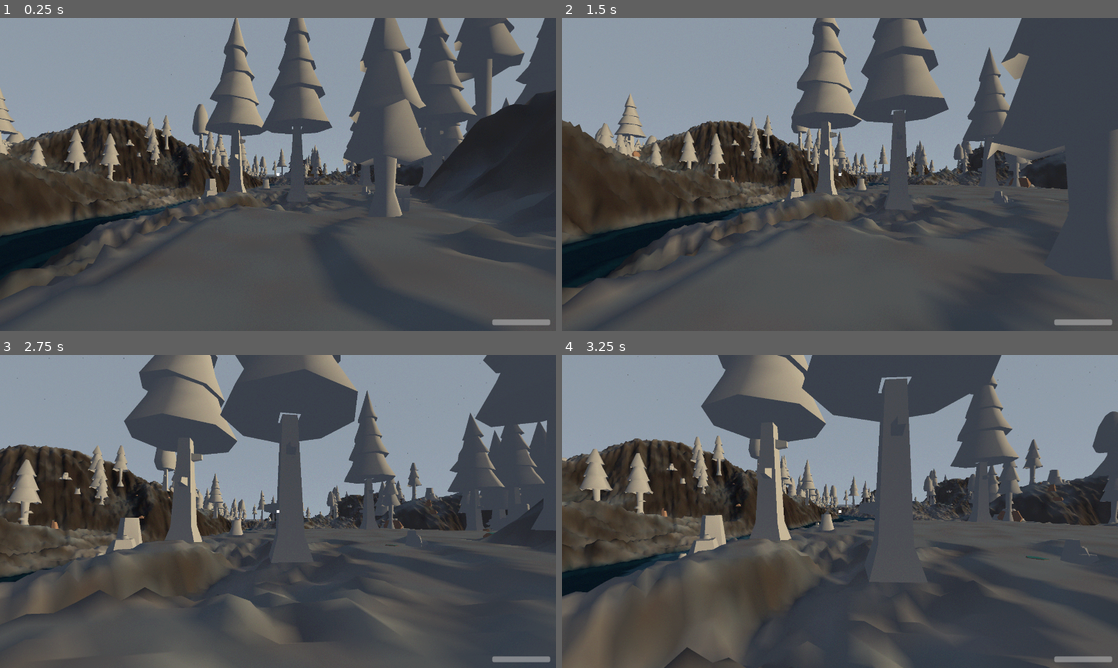
Above: before the commit, frames 1-4 (two rows, left to right).
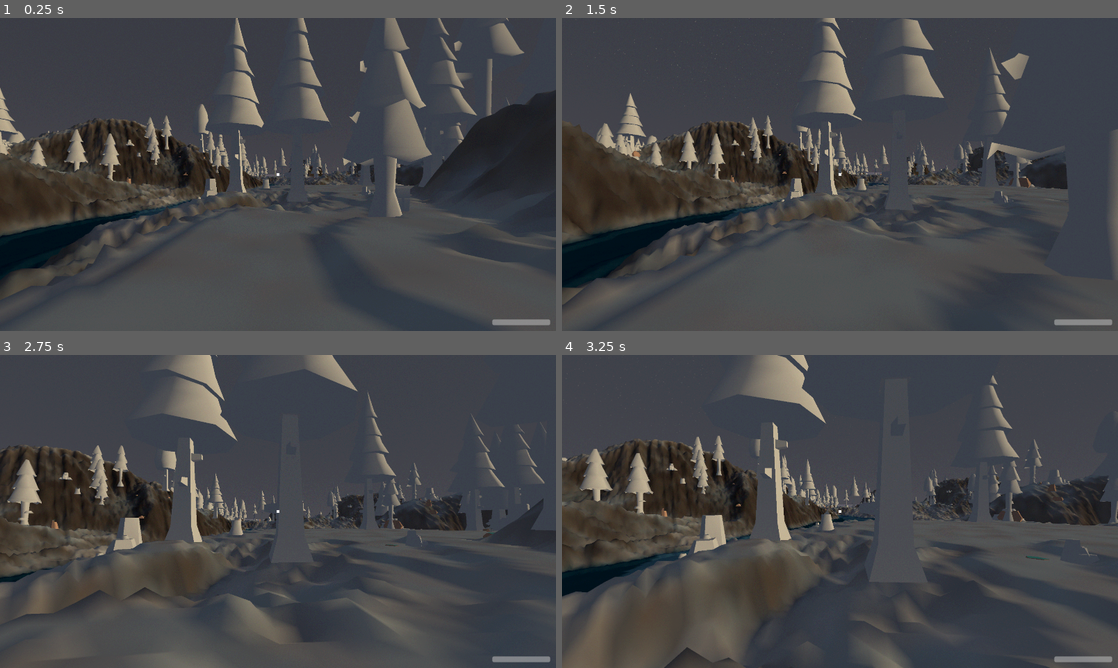
Above: after the commit, the same moments.

Repository: StevenGann/BiologyGame
Game: Godot game, scene res://main.tscn
Same seed, same stepped clock (60 frames per second), same inputs: the game is played once before the commit and once after it.
Inputs (mouse positions are in pixels of both pictures, inside the frame that each line leads up to):
- Up to frame 1 (0.25 s): no input
- Up to frame 2 (1.5 s): tap Enter at 0.5 s; move the mouse to (867, 174) at 0.52 s; press the mouse at (867, 174) at 0.53 s; hold W (move_forward) from 0.53 s (still down); tap Space (jump) at 0.77 s; move the mouse to (812, 174) at 1.27 s; release the mouse at (812, 174) at 1.28 s; click (812, 174) at 1.35 s
- Up to frame 3 (2.75 s): keep holding W (move_forward); tap Space (jump) at 1.52 s; move the mouse to (289, 505) at 2.02 s; press the mouse at (289, 505) at 2.03 s
- Up to frame 4 (3.25 s): keep holding W (move_forward); move the mouse to (834, 517) at 2.77 s; release the mouse at (834, 517) at 2.78 s; click (834, 517) at 2.85 s; tap Space (jump) at 3.02 s

The runs differ from the first frame. In frame 1, 22% of the frame differs, in the area x 0-98%, y 0-50%; in frame 2, 23%, in the area x 0-83%, y 0-50%; in frame 3, 22%; in frame 4, 22%.

Commit message:
Improved weather

Diff:
--- a/src/scripts/game/day_night_weather_manager.gd
+++ b/src/scripts/game/day_night_weather_manager.gd
@@ -15,15 +15,21 @@
 # Weather transitions
 @export var weather_lerp_speed: float = 1.0
 
+# Debug controls (arrow keys)
+@export var debug_arrow_controls: bool = true
+@export var debug_time_step_seconds: float = 30.0
+@export var debug_weather_step: float = 0.15
+
 # Snow particles
-@export var snow_base_amount: int = 8000
+@export var snow_base_amount: int = 100000
 @export var snow_gravity_base: float = -2.0
-@export var snow_wind_strength: float = 4.0
+@export var snow_wind_strength: float = 3.0
 
 # Node refs (siblings under GameViewport)
 var _directional_light: DirectionalLight3D
 var _world_env: WorldEnvironment
 var _snow_particles: GPUParticles3D
+var _snow_collision: GPUParticlesCollisionHeightField3D
 var _player: Node3D
 
 const PHASE_DAWN := 0
@@ -94,11 +100,56 @@
 	_update_snow()
 
 
+func _unhandled_input(event: InputEvent) -> void:
+	if not debug_arrow_controls or not event is InputEventKey:
+		return
+	var key_event := event as InputEventKey
+	if not key_event.pressed or key_event.echo:
+		return
+
+	match key_event.keycode:
+		KEY_LEFT:
+			_game_time -= debug_time_step_seconds
+			if _game_time < 0.0:
+				_game_time = fmod(_game_time, day_length_seconds) + day_length_seconds
+			_phase_index = _get_phase_index()
+			_last_phase_index = _phase_index
+			get_viewport().set_input_as_handled()
+		KEY_RIGHT:
+			_game_time += debug_time_step_seconds
+			if _game_time >= day_length_seconds:
+				_game_time = fmod(_game_time, day_length_seconds)
+			_phase_index = _get_phase_index()
+			_last_phase_index = _phase_index
+			get_viewport().set_input_as_handled()
+		KEY_UP:
+			_target_snowfall = clampf(_target_snowfall + debug_weather_step, 0.0, 10.0)
+			_target_wind = clampf(_target_wind + debug_weather_step, 0.0, 10.0)
+			_current_snowfall = _target_snowfall
+			_current_wind = _target_wind
+			get_viewport().set_input_as_handled()
+		KEY_DOWN:
+			_target_snowfall = clampf(_target_snowfall - debug_weather_step, 0.0, 10.0)
+			_target_wind = clampf(_target_wind - debug_weather_step, 0.0, 10.0)
+			_current_snowfall = _target_snowfall
+			_current_wind = _target_wind
+			get_viewport().set_input_as_handled()
+
+
 func _add_snow_particles() -> void:
 	_snow_particles = _create_snow_particles()
 	if _snow_particles:
 		get_parent().add_child(_snow_particles)
 		_snow_process_material = _snow_particles.process_material as ParticleProcessMaterial
+
+	# Collision in World (same branch as terrain) so heightfield samples mesh geometry
+	var world := get_parent().get_node_or_null("World") as Node3D
+	if world:
+		_snow_collision = _create_snow_collision()
+		world.add_child(_snow_collision)
+		# Nudge position to force initial heightfield update (WHEN_MOVED only updates on move)
+		call_deferred("_force_collision_update")
+
 	_update_snow()
 
 
@@ -114,6 +165,7 @@
 	proc_mat.scale_min = 0.05
 	proc_mat.scale_max = 0.15
 	proc_mat.color = Color(0.95, 0.96, 1.0, 0.9)
+	proc_mat.collision_mode = ParticleProcessMaterial.COLLISION_HIDE_ON_CONTACT
 
 	var quad_mat := StandardMaterial3D.new()
 	quad_mat.albedo_color = Color(0.98, 0.99, 1.0, 0.85)
@@ -136,7 +188,27 @@
 	# Default visibility_aabb (8x8x8) causes frustum culling when looking forward/down
 	# Use large AABB so snow is always visible around the player
 	particles.visibility_aabb = AABB(Vector3(-200, -100, -200), Vector3(400, 200, 400))
+	# Larger collision radius helps particles detect terrain contact
+	particles.collision_base_size = 0.15
+
 	return particles
+
+
+func _force_collision_update() -> void:
+	if _snow_collision:
+		_snow_collision.position += Vector3(0.01, 0, 0)
+		_snow_collision.position -= Vector3(0.01, 0, 0)
+
+
+func _create_snow_collision() -> GPUParticlesCollisionHeightField3D:
+	var collision := GPUParticlesCollisionHeightField3D.new()
+	collision.name = "SnowParticleCollision"
+	collision.size = Vector3(400, 120, 400)
+	collision.resolution = GPUParticlesCollisionHeightField3D.RESOLUTION_512
+	collision.follow_camera_enabled = true
+	# WHEN_MOVED + follow_camera: updates when camera moves (snow follows player)
+	collision.update_mode = GPUParticlesCollisionHeightField3D.UPDATE_MODE_WHEN_MOVED
+	return collision
 
 
 func _get_phase_index() -> int:
@@ -166,7 +238,8 @@
 func _get_sun_intensity() -> float:
 	var t := _get_normalized_time()
 	var elev_factor := sin(t * TAU)
-	return clampf(elev_factor * 0.5 + 0.5, 0.05, 1.0)
+	# Day: 1.0, dusk/dawn: ~0.5, night: 0.02 (very dim)
+	return clampf(elev_factor * 0.5 + 0.5, 0.02, 1.0)
 
 
 func _get_sun_color() -> Color:
@@ -181,6 +254,64 @@
 	return Color(0.25, 0.3, 0.45)
 
 
+func _get_sky_energy_multiplier() -> float:
+	var t := _get_normalized_time()
+	var elev_factor := sin(t * TAU)
+	# Day: 1.0, dusk/dawn: ~0.5, night: 0.08 (very dim)
+	return clampf(elev_factor * 0.5 + 0.5, 0.08, 1.0)
+
+
+func _get_sky_colors() -> Dictionary:
+	var t := _get_normalized_time()
+	var elev_factor := sin(t * TAU)
+	# Day colors (bright, neutral)
+	var day_top := Color(0.55, 0.6, 0.65)
+	var day_horizon := Color(0.6, 0.65, 0.7)
+	var day_ground := Color(0.3, 0.32, 0.35)
+	var day_ground_horizon := Color(0.4, 0.43, 0.47)
+	# Night colors (dark blue/purple)
+	var night_top := Color(0.02, 0.03, 0.08)
+	var night_horizon := Color(0.05, 0.06, 0.12)
+	var night_ground := Color(0.01, 0.015, 0.03)
+	var night_ground_horizon := Color(0.03, 0.04, 0.08)
+	# Dawn/dusk (warm horizon)
+	var dusk_top := Color(0.25, 0.2, 0.3)
+	var dusk_horizon := Color(0.5, 0.35, 0.4)
+	var dusk_ground := Color(0.15, 0.1, 0.12)
+	var dusk_ground_horizon := Color(0.35, 0.25, 0.28)
+
+	var blend := clampf(elev_factor * 0.5 + 0.5, 0.0, 1.0)  # 0 = night, 1 = day
+	if blend > 0.6:
+		return {
+			"sky_top": day_top,
+			"sky_horizon": day_horizon,
+			"ground_bottom": day_ground,
+			"ground_horizon": day_ground_horizon
+		}
+	if blend > 0.3:
+		var t_dusk := (blend - 0.3) / 0.3
+		return {
+			"sky_top": dusk_top.lerp(day_top, t_dusk),
+			"sky_horizon": dusk_horizon.lerp(day_horizon, t_dusk),
+			"ground_bottom": dusk_ground.lerp(day_ground, t_dusk),
+			"ground_horizon": dusk_ground_horizon.lerp(day_ground_horizon, t_dusk)
+		}
+	if blend > 0.1:
+		var t_night := (blend - 0.1) / 0.2
+		return {
+			"sky_top": night_top.lerp(dusk_top, t_night),
+			"sky_horizon": night_horizon.lerp(dusk_horizon, t_night),
+			"ground_bottom": night_ground.lerp(dusk_ground, t_night),
+			"ground_horizon": night_ground_horizon.lerp(dusk_ground_horizon, t_night)
+		}
+	return {
+		"sky_top": night_top,
+		"sky_horizon": night_horizon,
+		"ground_bottom": night_ground,
+		"ground_horizon": night_ground_horizon
+	}
+
+
 func _update_sun() -> void:
 	if not _directional_light:
 		return
@@ -201,12 +332,22 @@
 	_directional_light.light_energy = _get_sun_intensity()
 	_directional_light.light_color = _get_sun_color()
 
-	# Update ambient via environment
+	# Update ambient and sky via environment
 	if _world_env and _world_env.environment:
 		var env: Environment = _world_env.environment
 		var intensity := _get_sun_intensity()
 		env.ambient_light_energy = lerpf(0.2, 0.6, intensity)
 		env.ambient_light_color = Color(0.5, 0.52, 0.55).lerp(Color(0.2, 0.25, 0.35), 1.0 - intensity)
+
+		# Update procedural sky colors and brightness by time of day
+		if env.sky and env.sky.sky_material is ProceduralSkyMaterial:
+			var sky_mat: ProceduralSkyMaterial = env.sky.sky_material
+			var colors := _get_sky_colors()
+			sky_mat.sky_top_color = colors["sky_top"]
+			sky_mat.sky_horizon_color = colors["sky_horizon"]
+			sky_mat.ground_bottom_color = colors["ground_bottom"]
+			sky_mat.ground_horizon_color = colors["ground_horizon"]
+			sky_mat.sky_energy_multiplier = _get_sky_energy_multiplier()
 
 
 func _update_fog() -> void:
